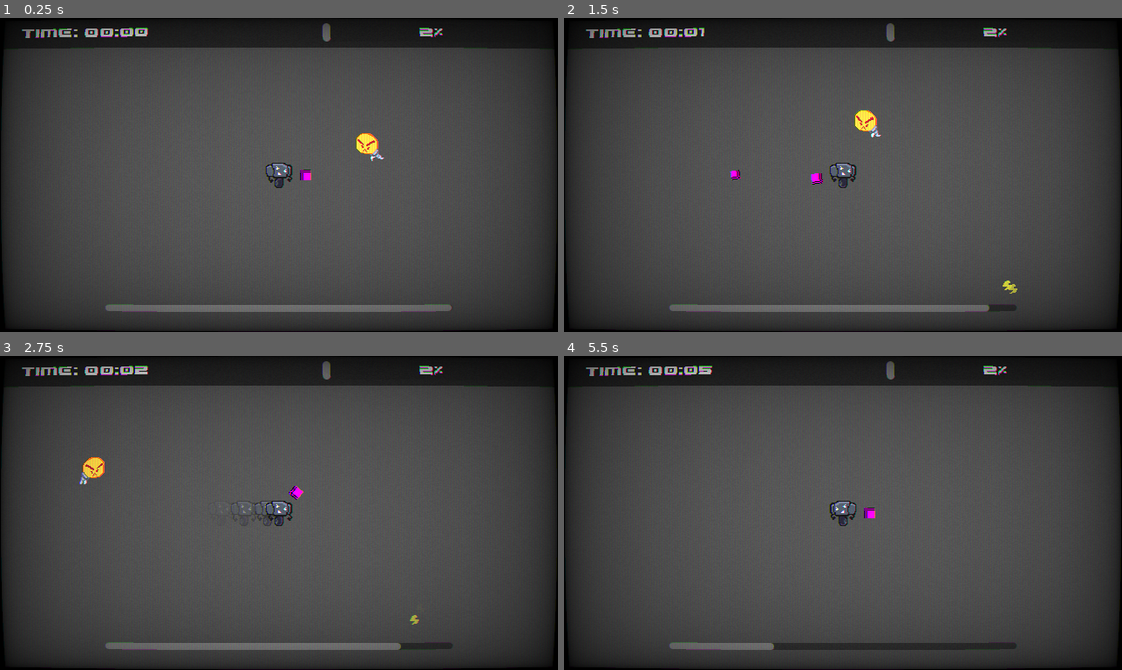
Above: before the commit, frames 1-4 (two rows, left to right).
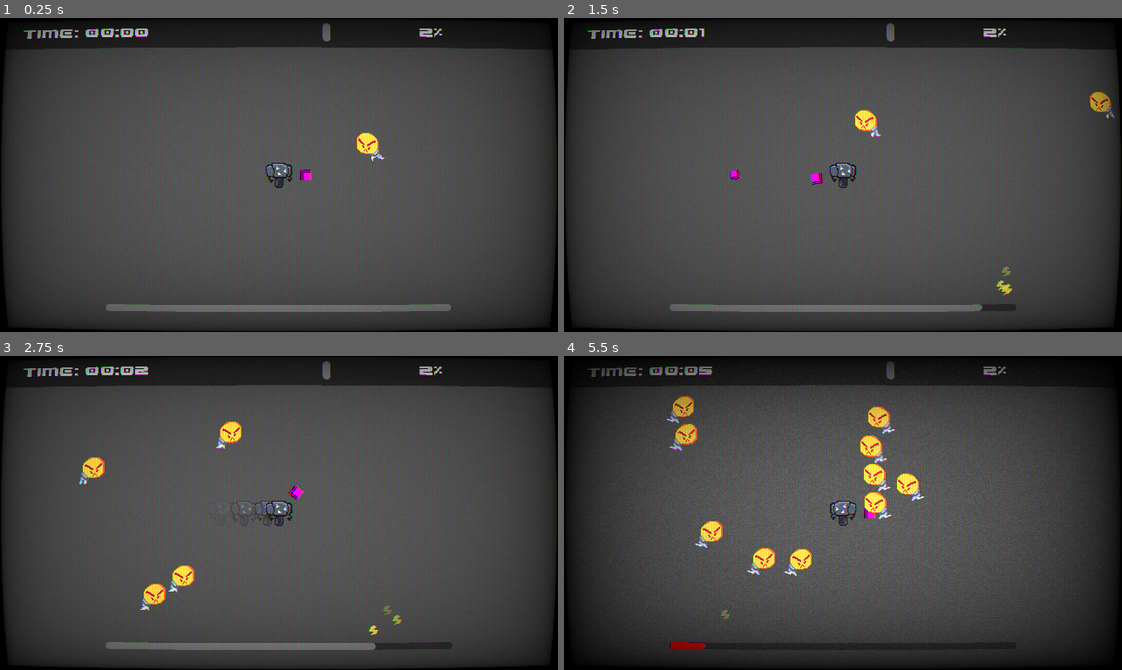
Above: after the commit, the same moments.

Repository: kinghos/GMTK-Game-Jam-2026
Game: Godot game, scene res://scenes/level/level.tscn
Same seed, same stepped clock (60 frames per second), same inputs: the game is played once before the commit and once after it.
Inputs (mouse positions are in pixels of both pictures, inside the frame that each line leads up to):
- Up to frame 1 (0.25 s): no input
- Up to frame 2 (1.5 s): move the mouse to (965, 159) at 0.52 s; hold D (Right) 0.53-1.28 s; right-click (965, 159) at 0.6 s; move the mouse to (731, 190) at 1.27 s; hold S (Down) from 1.28 s (still down); click (731, 190) at 1.35 s
- Up to frame 3 (2.75 s): move the mouse to (334, 443) at 2.02 s; release S (Down) at 2.03 s; hold D (Right) from 2.03 s (still down); hold Shift (Sprint) from 2.03 s (still down)
- Up to frame 4 (5.5 s): move the mouse to (815, 575) at 2.77 s; release D (Right) at 2.78 s; release Shift (Sprint) at 2.78 s; hold W (Up) 2.78-3.53 s; right-click (815, 575) at 2.85 s; move the mouse to (1010, 560) at 3.52 s; press the mouse at (1010, 560) at 3.53 s; hold A (Left) 3.53-5.03 s; move the mouse to (675, 465) at 4.27 s; release the mouse at (675, 465) at 4.28 s; tap Shift (Sprint) at 4.35 s; move the mouse to (870, 513) at 5.02 s; hold S (Down) from 5.03 s (still down); right-click (870, 513) at 5.1 s

The runs differ from the first frame. In frame 1, 0.9% of the frame differs, in the area x 0-100%, y 3-100%; in frame 2, 1.2%; in frame 3, 1.8%; in frame 4, 4.6%, in the area x 0-100%, y 1-100%.

Commit message:
i gave up with the enemy spawning + charge bar fix

Diff:
--- a/scenes/hud/charge_bar.gd
+++ b/scenes/hud/charge_bar.gd
@@ -36,6 +36,8 @@
 
 	if low_charge_ratio < 0.25:
 		flash_red()
+	else:
+		reset_red()
 
 	smat.set_shader_parameter("noise_amount", remap(low_charge_ratio, 0.0, 0.25, 0.12, 0.03))
 	smat.set_shader_parameter("vignette_intensity", remap(low_charge_ratio, 0.0, 0.25, 1.0, 0.4))
@@ -43,10 +45,13 @@
 func flash_red():
 	if flash_timer > 0.5:
 		if has_theme_stylebox_override("grabber_area"):
-			remove_theme_stylebox_override("grabber_area")
+			reset_red()
 		else:
 			add_theme_stylebox_override("grabber_area", red_stylebox)
 		flash_timer = 0.0
+
+func reset_red():
+	remove_theme_stylebox_override("grabber_area")
 
 func get_grabber_position() -> Vector2:
 	var slider_width = size.x
--- a/scenes/hud/hud.tscn
+++ b/scenes/hud/hud.tscn
@@ -13,7 +13,7 @@
 shader = ExtResource("1_cgeww")
 shader_parameter/resolution = Vector2(640, 360)
 shader_parameter/scan_line_amount = 0.0
-shader_parameter/warp_amount = 0.1
+shader_parameter/warp_amount = 0.162000007695
 shader_parameter/noise_amount = 0.03
 shader_parameter/interference_amount = 0.0
 shader_parameter/grille_amount = 0.1
--- a/scenes/level/level.gd
+++ b/scenes/level/level.gd
@@ -2,25 +2,45 @@
 class_name Level
 const FODDER = preload("uid://cyaef5g41qd5j")
 
-var wave_number = 1
+@onready var spawn_timer: Timer = $SpawnTimer
 var spawn_num = 10
-var spawn_offset_radius = 500
-var wave_complete = false
-var spawn_offset: Vector2 = Vector2(spawn_offset_radius, spawn_offset_radius)
+var spawning_wave = false
+var spawn_offset: Vector2 = Vector2(400, 400)
+
+var enemy_count = 0.0
+var last_amount_spawned = 0.0
+
+# on new spawn: decrease fodder, increase everything else
+# use enemytypes in global
+var weights = {
+	# Fodder: 0.9
+	#
+}
 
 func _ready() -> void:
 	Globals.level = self
+	spawn_wave()
 
 func _process(delta: float) -> void:
-	if get_tree().get_nodes_in_group("Enemies").is_empty() and not wave_complete:
-		wave_complete = true
-		spawn_wave()
+	enemy_count = get_tree().get_nodes_in_group("Enemies").size()
+	if not spawning_wave and not Globals.game_over:
+		if enemy_count / last_amount_spawned <= 0.25:
+			spawn_wave()
+			spawn_timer.start()
 
 func spawn_wave():
+	spawning_wave = true
+
 	var player_pos = Globals.player.global_position
-	for i in range(wave_number * spawn_num):
-		await get_tree().create_timer(0.5).timeout
+
+	for i in spawn_num:
 		var fodder: Enemy = FODDER.instantiate()
 		fodder.global_position = player_pos + spawn_offset.rotated(randf_range(0, TAU))
 		$Enemies.add_child(fodder)
-	wave_complete = true
+
+	spawning_wave = false
+	last_amount_spawned = spawn_num
+	spawn_num = spawn_num * 1.5
+
+func _on_spawn_timer_timeout() -> void:
+	spawn_wave()
--- a/scenes/level/level.tscn
+++ b/scenes/level/level.tscn
@@ -22,3 +22,9 @@
 [node name="Bullets" type="Node2D" parent="." unique_id=920392833]
 
 [node name="HUD" parent="." unique_id=350223319 instance=ExtResource("3_hnne4")]
+
+[node name="SpawnTimer" type="Timer" parent="." unique_id=2062280826]
+wait_time = 30.0
+autostart = true
+
+[connection signal="timeout" from="SpawnTimer" to="." method="_on_spawn_timer_timeout"]
--- a/scenes/player/player.gd
+++ b/scenes/player/player.gd
@@ -4,7 +4,7 @@
 const DEATH_ANIMATION = preload("res://scenes/player/death_animation.tscn")
 
 const IDLE_DRAIN = 1.0
-const MOVING_DRAIN = 6.0
+const MOVING_DRAIN = 12.0
 const CHARGE_PER_EXPEND = 2.0
 
 const WALK_SPEED = 150.0
